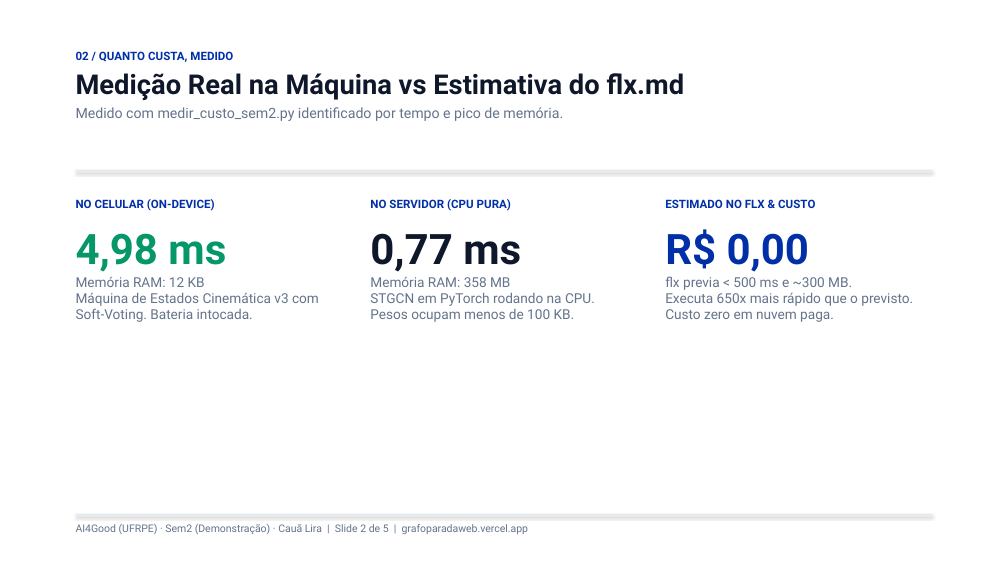
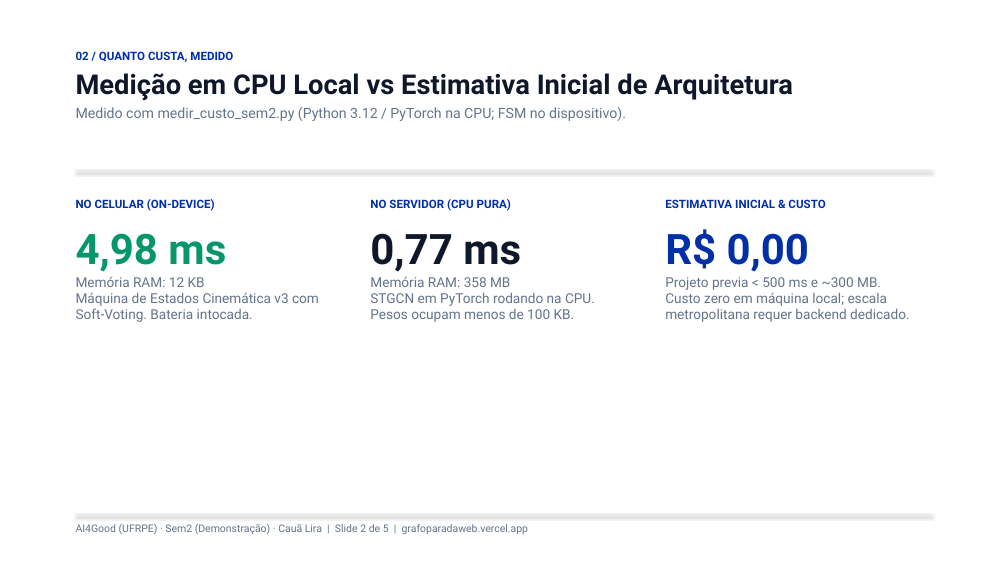
Before and after one commit to lira-labs/workspace, a slide deck: slide 2 of code/grafoparada_web/GrafoParada_Seminario2_CauaLira.pptx. Drawn at 1008x567 pixels with LibreOffice and Linux fonts; fonts in the diff are those of the drawing. Boxes give left, top, right and bottom in pixels: in the first picture for what was removed or moved away, otherwise in the second. Text is boxed around its words. In the diff, an @@ line names an element or a change of style, - is before the commit and + after.

```diff
--- a/code/grafoparada_web/GrafoParada_Seminario2_CauaLira.pptx
+++ b/code/grafoparada_web/GrafoParada_Seminario2_CauaLira.pptx
@@ text at [76, 73, 793, 121]: text changed @@
-Medição Real na Máquina vs Estimativa do flx.md
-Medido com medir_custo_sem2.py identificado por tempo e pico de memória.
+Medição em CPU Local vs Estimativa Inicial de Arquitetura
+Medido com medir_custo_sem2.py (Python 3.12 / PyTorch na CPU; FSM no dispositivo).
@@ text at [665, 199, 825, 208]: text changed @@
-ESTIMADO NO FLX & CUSTO
+ESTIMATIVA INICIAL & CUSTO
@@ text at [665, 277, 909, 322]: text changed @@
-flx previa < 500 ms e ~300 MB.
-Executa 650x mais rápido que o previsto. Custo zero em nuvem paga.
+Projeto previa < 500 ms e ~300 MB.
+Custo zero em máquina local; escala metropolitana requer backend dedicado.
```
Also in this commit, not shown: 2 other slides changed, 12 other files.
